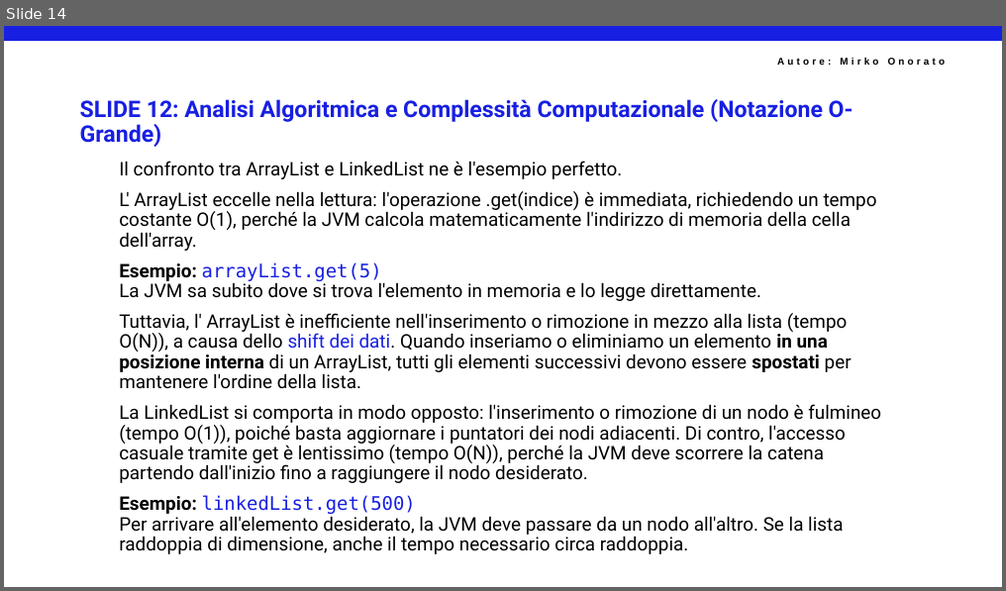
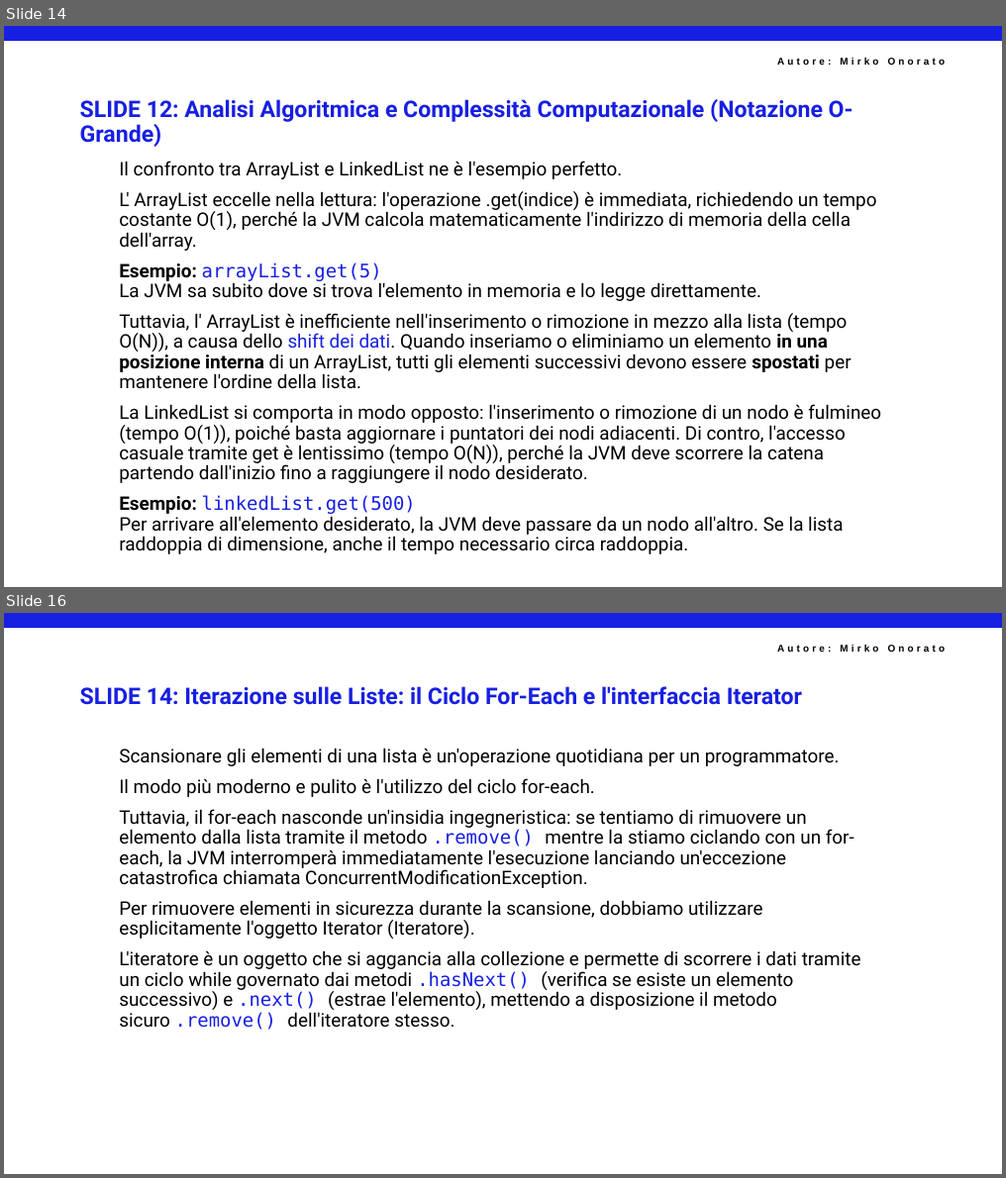
Before and after one commit to mirkoSkF/Slides-Programmazione-Java, a slide deck: SF03PR04 - Java Collections.pptx. Shown one above the other, each under a label of ours: slide 14 before the commit, slides 14 and 16 after it; the slides between them are not shown. The pictures are 1006x591 and 1006x1178 pixels, drawn with LibreOffice and Linux fonts; fonts in the diff are those of the drawing; background and template pictures are left out. Boxes give left, top, right and bottom in pixels: in the first picture for what was removed or moved away, otherwise in the second. Text is boxed around its words. In the diff, an @@ line names an element or a change of style, - is before the commit and + after.

```diff
--- a/SF03PR04 - Java Collections.pptx
+++ b/SF03PR04 - Java Collections.pptx
@@ slide 16 added at box(4, 613, 1002, 1174), background #FFFFFF; not listed: 2 template elements that a slide beside it also shows @@
@@ title added at box(80, 686, 802, 705), 22 pt, text #171FE2, bold @@
+SLIDE 14: Iterazione sulle Liste: il Ciclo For-Each e l'interfaccia Iterator
@@ text added at box(119, 748, 861, 1030), 18 pt, text #000000 @@
+Scansionare gli elementi di una lista è un'operazione quotidiana per un programmatore.
+Il modo più moderno e pulito è l'utilizzo del ciclo for-each.
+Tuttavia, il for-each nasconde un'insidia ingegneristica: se tentiamo di rimuovere un elemento dalla lista tramite il metodo .remove() mentre la stiamo ciclando con un for-each, la JVM interromperà immediatamente l'esecuzione lanciando un'eccezione catastrofica chiamata ConcurrentModificationException.
+Per rimuovere elementi in sicurezza durante la scansione, dobbiamo utilizzare esplicitamente l'oggetto Iterator (Iteratore).
+L'iteratore è un oggetto che si aggancia alla collezione e permette di scorrere i dati tramite un ciclo while governato dai metodi .hasNext() (verifica se esiste un elemento successivo) e .next() (estrae l'elemento), mettendo a disposizione il metodo sicuro .remove() dell'iteratore stesso.
```
Also in this commit, not shown: 1 slide changed, 17 other slides added.
